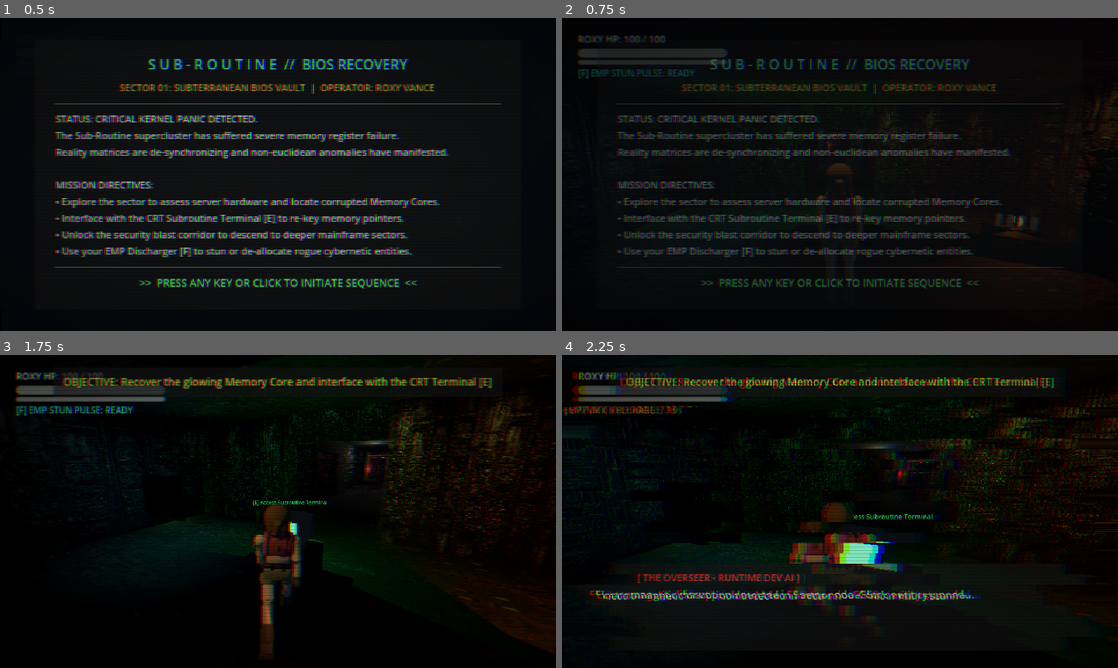
Above: before the commit, frames 1-4 (two rows, left to right).
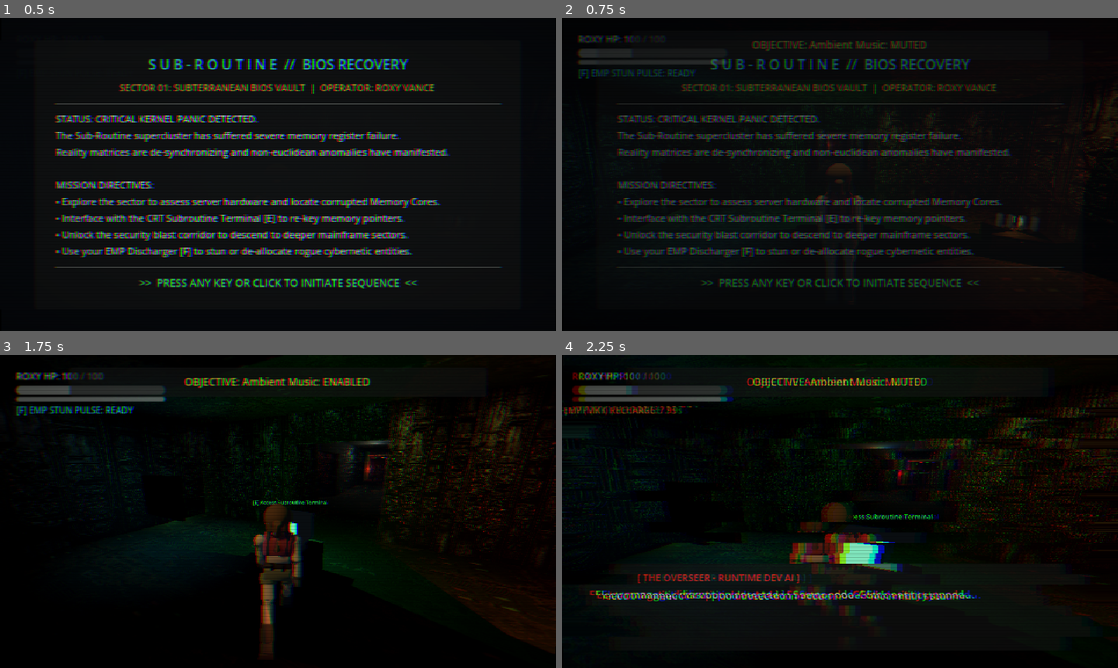
Above: after the commit, the same moments.

Repository: krytenk/sub-routine
Game: Godot game, scene res://scenes/main.tscn
Same seed, same stepped clock (60 frames per second), same inputs: the game is played once before the commit and once after it. Sound files missing from this copy of the repository are replaced by a short silence.
Inputs (mouse positions are in pixels of both pictures, inside the frame that each line leads up to):
- Up to frame 1 (0.5 s): no input
- Up to frame 2 (0.75 s): tap Enter at 0.5 s; move the mouse to (962, 158) at 0.52 s; hold D (move_right) from 0.53 s (still down); hold N (toggle_music, bound only after the commit) from 0.53 s (still down); click (962, 158) at 0.67 s
- Up to frame 3 (1.75 s): tap Space (jump) at 0.77, 1.52 s; move the mouse to (250, 511) at 1.27 s; release D (move_right) at 1.28 s; release N (toggle_music, bound only after the commit) at 1.28 s; hold W (move_forward) from 1.28 s (still down); tap C (crouch) at 1.35 s; click (250, 511) at 1.42 s; tap N (toggle_music, bound only after the commit) at 1.55 s
- Up to frame 4 (2.25 s): keep holding W (move_forward); move the mouse to (851, 505) at 2.02 s; hold N (toggle_music, bound only after the commit) from 2.03 s (still down); tap F (emp_pulse) at 2.1 s; click (851, 505) at 2.17 s

Frame 1 is identical in both runs. In frame 2, 0.6% of the frame differs, in the area x 12-66%, y 5-11%; in frame 3, 1.9%; in frame 4, 1.9%, in the area x 8-90%, y 5-13%.

Commit message:
feat(audio): Add ambient music toggle button in pause menu, [N] hotkey, and IndexedDB persistence

Diff:
--- a/godot_project/project.godot
+++ b/godot_project/project.godot
@@ -101,6 +101,12 @@
 "events": [Object(InputEventKey,"resource_local_to_scene":false,"resource_name":"","device":-1,"window_id":0,"alt_pressed":false,"shift_pressed":false,"ctrl_pressed":false,"meta_pressed":false,"pressed":false,"keycode":77,"physical_keycode":77,"key_label":0,"unicode":109,"echo":false,"script":null)
 ]
 }
+toggle_music={
+"deadzone": 0.5,
+"events": [Object(InputEventKey,"resource_local_to_scene":false,"resource_name":"","device":-1,"window_id":0,"alt_pressed":false,"shift_pressed":false,"ctrl_pressed":false,"meta_pressed":false,"pressed":false,"keycode":78,"physical_keycode":78,"key_label":0,"unicode":110,"echo":false,"script":null)
+]
+}
+
 
 [autoload]
 
--- a/godot_project/scenes/ui/pause_menu.gd
+++ b/godot_project/scenes/ui/pause_menu.gd
@@ -7,10 +7,15 @@
 @onready var multiplier_summary: Label = $CenterContainer/Panel/MarginContainer/VBoxContainer/MultiplierSummary
 @onready var resume_button: Button = $CenterContainer/Panel/MarginContainer/VBoxContainer/ResumeButton
 @onready var view_map_button: Button = $CenterContainer/Panel/MarginContainer/VBoxContainer/ViewMapButton
+@onready var music_toggle_button: Button = $CenterContainer/Panel/MarginContainer/VBoxContainer/MusicToggleButton
 @onready var save_button: Button = $CenterContainer/Panel/MarginContainer/VBoxContainer/SaveButton
 @onready var load_button: Button = $CenterContainer/Panel/MarginContainer/VBoxContainer/LoadButton
 @onready var restart_button: Button = $CenterContainer/Panel/MarginContainer/VBoxContainer/RestartButton
 @onready var quit_button: Button = $CenterContainer/Panel/MarginContainer/VBoxContainer/QuitButton
+
+func _notification(what: int) -> void:
+    if what == NOTIFICATION_VISIBILITY_CHANGED and visible:
+        _update_music_button_text()
 
 func _ready() -> void:
     if difficulty_slider and has_node("/root/DifficultyManager"):
@@ -23,6 +28,11 @@
         resume_button.pressed.connect(_on_resume_pressed)
     if view_map_button:
         view_map_button.pressed.connect(_on_view_map_pressed)
+    if music_toggle_button:
+        music_toggle_button.pressed.connect(_on_music_toggle_pressed)
+        _update_music_button_text()
+    if has_node("/root/AudioManager"):
+        get_node("/root/AudioManager").music_toggled.connect(func(_enabled): _update_music_button_text())
     if save_button:
         save_button.pressed.connect(_on_save_pressed)
     if load_button:
@@ -31,6 +41,7 @@
         restart_button.pressed.connect(_on_restart_pressed)
     if quit_button:
         quit_button.pressed.connect(_on_quit_pressed)
+
 
 func _on_view_map_pressed() -> void:
     get_tree().paused = false
@@ -80,3 +91,16 @@
 
 func _on_quit_pressed() -> void:
     get_tree().quit()
+
+func _on_music_toggle_pressed() -> void:
+    if has_node("/root/AudioManager"):
+        var am = get_node("/root/AudioManager")
+        am.toggle_music()
+        _update_music_button_text()
+
+func _update_music_button_text() -> void:
+    if not music_toggle_button:
+        return
+    if has_node("/root/AudioManager"):
+        var is_on = get_node("/root/AudioManager").is_music_enabled
+        music_toggle_button.text = "Ambient Music: [ ON ] (Toggle: N)" if is_on else "Ambient Music: [ MUTED ] (Toggle: N)"
--- a/godot_project/scenes/ui/pause_menu.tscn
+++ b/godot_project/scenes/ui/pause_menu.tscn
@@ -30,7 +30,7 @@
 grow_vertical = 2
 
 [node name="Panel" type="PanelContainer" parent="CenterContainer"]
-custom_minimum_size = Vector2(400, 320)
+custom_minimum_size = Vector2(400, 360)
 layout_mode = 2
 
 [node name="MarginContainer" type="MarginContainer" parent="CenterContainer/Panel"]
@@ -91,6 +91,11 @@
 layout_mode = 2
 text = "View Sector Blueprint [M]"
 
+[node name="MusicToggleButton" type="Button" parent="CenterContainer/Panel/MarginContainer/VBoxContainer"]
+layout_mode = 2
+text = "Ambient Music: [ ON ] (Toggle: N)"
+
+
 [node name="SaveButton" type="Button" parent="CenterContainer/Panel/MarginContainer/VBoxContainer"]
 layout_mode = 2
 text = "Save Checkpoint"
--- a/godot_project/scripts/audio_manager.gd
+++ b/godot_project/scripts/audio_manager.gd
@@ -7,6 +7,10 @@
 
 signal audio_scanned(vo_count: int, ambient_count: int)
 signal ambient_track_started(track_name: String, duration: float)
+signal music_toggled(is_enabled: bool)
+
+const AUDIO_SETTINGS_PATH = "user://audio_settings.cfg"
+
 
 const VO_DIR_PATH = "res://assets/audio/vo"
 const AMBIENT_DIR_PATH = "res://assets/audio/ambient"
@@ -102,6 +106,7 @@
 var spatial_players: Array[AudioStreamPlayer3D] = []
 
 var _audio_unlocked: bool = false
+var is_music_enabled: bool = true
 
 # Ambient pacing configuration for 30-minute levels
 @export var ambient_volume_db: float = -2.0
@@ -124,24 +129,53 @@
     vo_player.playback_type = AudioServer.PLAYBACK_TYPE_STREAM
     add_child(vo_player)
 
+    _load_audio_settings()
     scan_audio_directories()
     for arg in OS.get_cmdline_args():
         if arg == "--headless" or arg.ends_with("gdunit4_cli_runner.gd"):
             return
-    if not OS.has_feature("web"):
+    if not OS.has_feature("web") and is_music_enabled:
         start_ambient_drone()
+
+func set_music_enabled(enabled: bool) -> void:
+    is_music_enabled = enabled
+    if ambient_player:
+        if is_music_enabled:
+            ambient_player.volume_db = ambient_volume_db
+            if not ambient_player.playing:
+                start_ambient_drone()
+        else:
+            ambient_player.stop()
+    _save_audio_settings()
+    music_toggled.emit(is_music_enabled)
+    print("[AudioManager] Ambient music set to: ", is_music_enabled)
+
+func toggle_music() -> bool:
+    set_music_enabled(not is_music_enabled)
+    return is_music_enabled
+
+func _save_audio_settings() -> void:
+    var cfg = ConfigFile.new()
+    cfg.set_value("audio", "music_enabled", is_music_enabled)
+    cfg.save(AUDIO_SETTINGS_PATH)
+
+func _load_audio_settings() -> void:
+    var cfg = ConfigFile.new()
+    if cfg.load(AUDIO_SETTINGS_PATH) == OK:
+        is_music_enabled = cfg.get_value("audio", "music_enabled", true)
 
 func unlock_audio() -> void:
     _audio_unlocked = true
     if OS.has_feature("web"):
         JavaScriptBridge.eval("if (window.resumeAllAudio) { window.resumeAllAudio(); }")
-    if ambient_player and not ambient_player.playing:
+    if is_music_enabled and ambient_player and not ambient_player.playing:
         start_ambient_drone()
 
 func _input(event: InputEvent) -> void:
     if not _audio_unlocked and (event is InputEventKey or event is InputEventMouseButton or event is InputEventScreenTouch):
         if event.is_pressed():
             unlock_audio()
+
 
 
 func scan_audio_directories() -> void:
@@ -312,7 +346,7 @@
     return wav
 
 func start_ambient_drone() -> void:
-    if ambient_playlist.is_empty():
+    if not is_music_enabled or ambient_playlist.is_empty():
         return
 
     current_ambient_index = 0
@@ -320,6 +354,8 @@
     play_ambient_track(track_name)
 
 func play_ambient_track(track_name: String) -> void:
+    if not is_music_enabled:
+        return
     if not ambient_streams.has(track_name):
         push_warning("[AudioManager] Ambient track not found: " + track_name)
         return
@@ -336,6 +372,8 @@
 
 func _on_ambient_finished() -> void:
     print("[AudioManager] Ambient track finished playing.")
+    if not is_music_enabled:
+        return
     if not enable_playlist_cycling or ambient_playlist.is_empty():
         ambient_player.play()
         return
--- a/godot_project/scripts/main.gd
+++ b/godot_project/scripts/main.gd
@@ -103,6 +103,14 @@
             get_viewport().set_input_as_handled()
             return
         _toggle_pause()
+    elif event.is_action_pressed("toggle_music") or (event is InputEventKey and event.pressed and not event.echo and event.keycode == KEY_N):
+        if has_node("/root/AudioManager"):
+            var am = get_node("/root/AudioManager")
+            var is_on = am.toggle_music()
+            if hud and hud.has_method("update_objective"):
+                hud.update_objective("Ambient Music: " + ("ENABLED" if is_on else "MUTED"))
+            get_viewport().set_input_as_handled()
+            return
     elif event is InputEventKey and event.pressed and not event.echo:
         if event.keycode == KEY_F12:
             var img = get_viewport().get_texture().get_image()
--- a/godot_project/tests/test_audio_manager.gd
+++ b/godot_project/tests/test_audio_manager.gd
@@ -78,3 +78,43 @@
     print("[PASS] test_complete_audio_manifest_coverage: All 44 VO clips, 2 ambient music tracks, and 23 SFX assets verified 100% loaded.")
     audio_mgr.free()
     return true
+
+func test_music_toggle_and_mute() -> bool:
+    var audio_mgr = load("res://scripts/audio_manager.gd").new()
+    audio_mgr._ready()
+    audio_mgr.set_music_enabled(true)
+    assert(audio_mgr.is_music_enabled == true, "FAILED: Music should be enabled by default")
+
+    var signal_received = [false]
+    var signaled_state = [true]
+    audio_mgr.music_toggled.connect(func(enabled):
+        signal_received[0] = true
+        signaled_state[0] = enabled
+    )
+
+    # Test turning music off
+    audio_mgr.set_music_enabled(false)
+    assert(audio_mgr.is_music_enabled == false, "FAILED: is_music_enabled should be false after set_music_enabled(false)")
+    assert(signal_received[0] == true, "FAILED: music_toggled signal was not emitted")
+    assert(signaled_state[0] == false, "FAILED: Signaled state should be false")
+    assert(audio_mgr.ambient_player.playing == false, "FAILED: ambient_player should be stopped when music disabled")
+
+    # Test toggle_music() turning back on
+    signal_received[0] = false
+    var res = audio_mgr.toggle_music()
+    assert(res == true, "FAILED: toggle_music should return true when toggled back on")
+    assert(audio_mgr.is_music_enabled == true, "FAILED: is_music_enabled should be true after toggle")
+    assert(signal_received[0] == true, "FAILED: music_toggled signal was not emitted on toggle")
+    assert(signaled_state[0] == true, "FAILED: Signaled state should be true on toggle")
+
+    # Test setting off again and verify play_ambient_track is a no-op
+    audio_mgr.set_music_enabled(false)
+    audio_mgr.play_ambient_track("ambient_drone_subterranean")
+    assert(audio_mgr.ambient_player.playing == false, "FAILED: play_ambient_track must not play when music disabled")
+
+    # Restore enabled state
+    audio_mgr.set_music_enabled(true)
+
+    print("[PASS] test_music_toggle_and_mute: Music toggle, mute controls, and signal propagation verified.")
+    audio_mgr.free()
+    return true
--- a/godot_project/tests/test_maps_saves_and_credits.gd
+++ b/godot_project/tests/test_maps_saves_and_credits.gd
@@ -149,3 +149,17 @@
 	player.queue_free()
 	print("[PASS] test_roxy_walks_during_dialogue: Roxy Vance traversal permitted during dialogue.")
 	return true
+
+# 7. Test Pause Menu Music Toggle Button
+func test_pause_menu_music_toggle() -> bool:
+	var pause_scene = load("res://scenes/ui/pause_menu.tscn")
+	assert(pause_scene != null, "FAILED: Could not load pause_menu.tscn")
+	var menu = pause_scene.instantiate()
+	menu._ready()
+
+	assert(menu.music_toggle_button != null, "FAILED: music_toggle_button must exist in pause_menu")
+	assert(menu.music_toggle_button.text.contains("Ambient Music"), "FAILED: Button text must mention Ambient Music")
+
+	menu.queue_free()
+	print("[PASS] test_pause_menu_music_toggle: Pause menu music toggle button validated.")
+	return true
